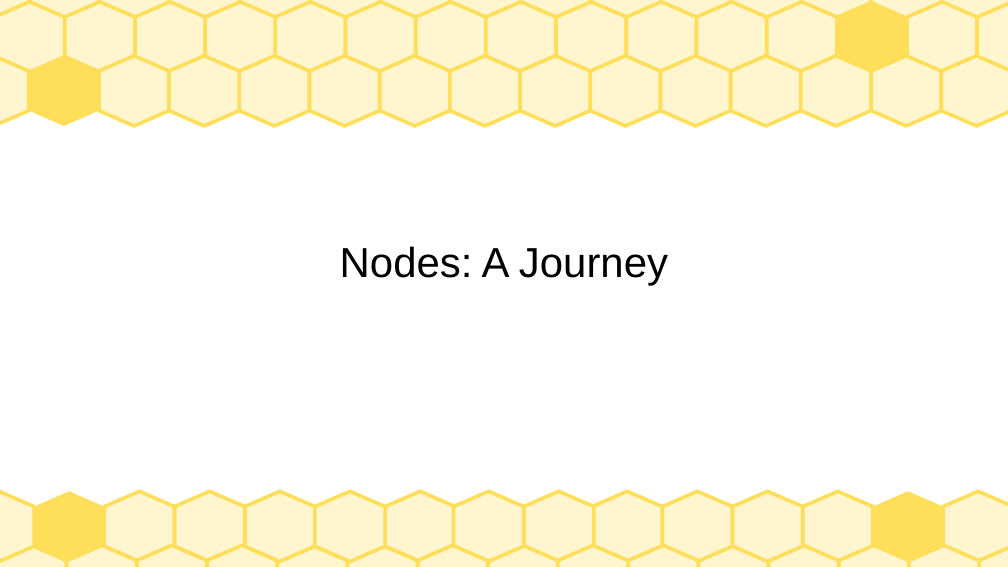
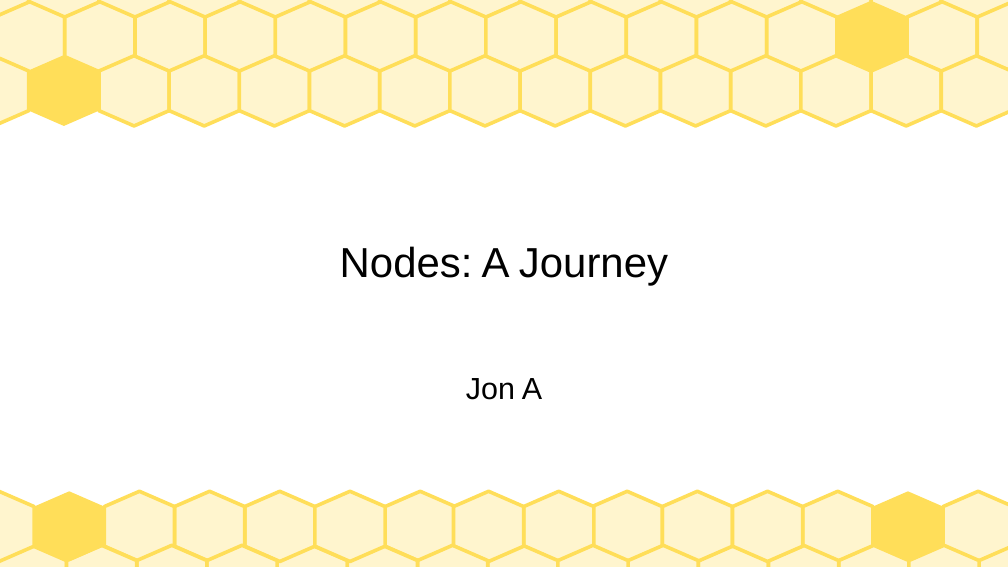
Before and after one commit to jarney/node--js, a slide deck: slide 1 of doc/NodesAJourney.odp. Drawn at 1008x567 pixels with LibreOffice and Linux fonts; fonts in the diff are those of the drawing. Boxes give left, top, right and bottom in pixels: in the first picture for what was removed or moved away, otherwise in the second. Text is boxed around its words. In the diff, an @@ line names an element or a change of style, - is before the commit and + after.

```diff
--- a/doc/NodesAJourney.odp
+++ b/doc/NodesAJourney.odp
@@ subtitle added at (x1=466, y1=378, x2=542, y2=400), 24 pt, text #000000 @@
+Jon A
```
Also in this commit, not shown: 3 other slides changed, 1 slide added, 1 slide removed.
